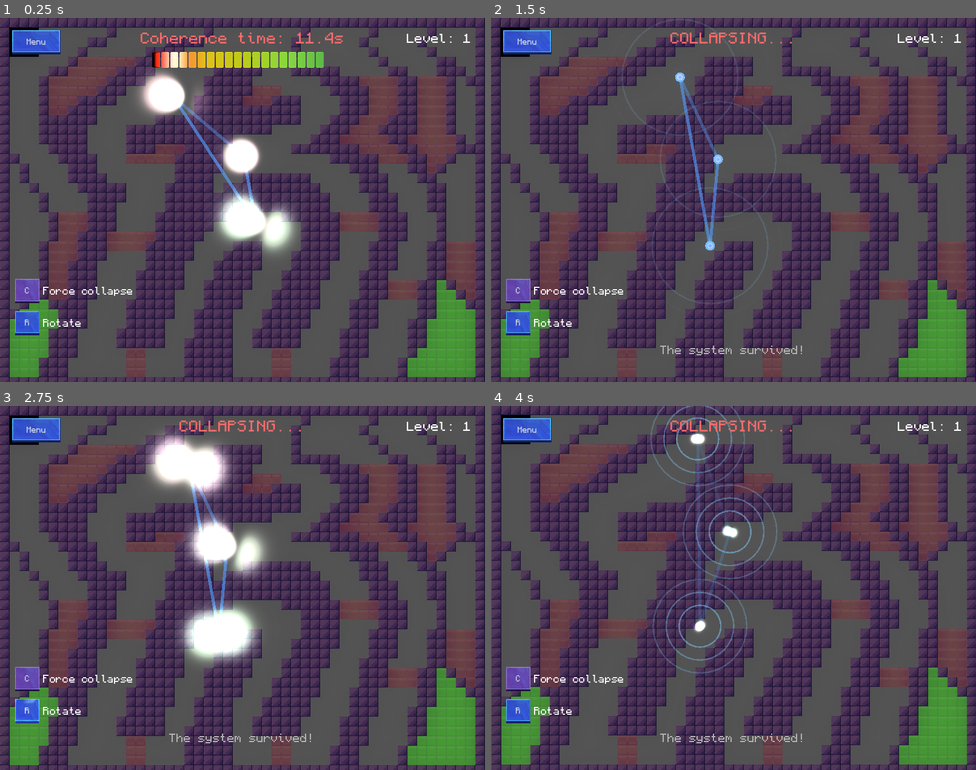
Above: before the commit, frames 1-4 (two rows, left to right).
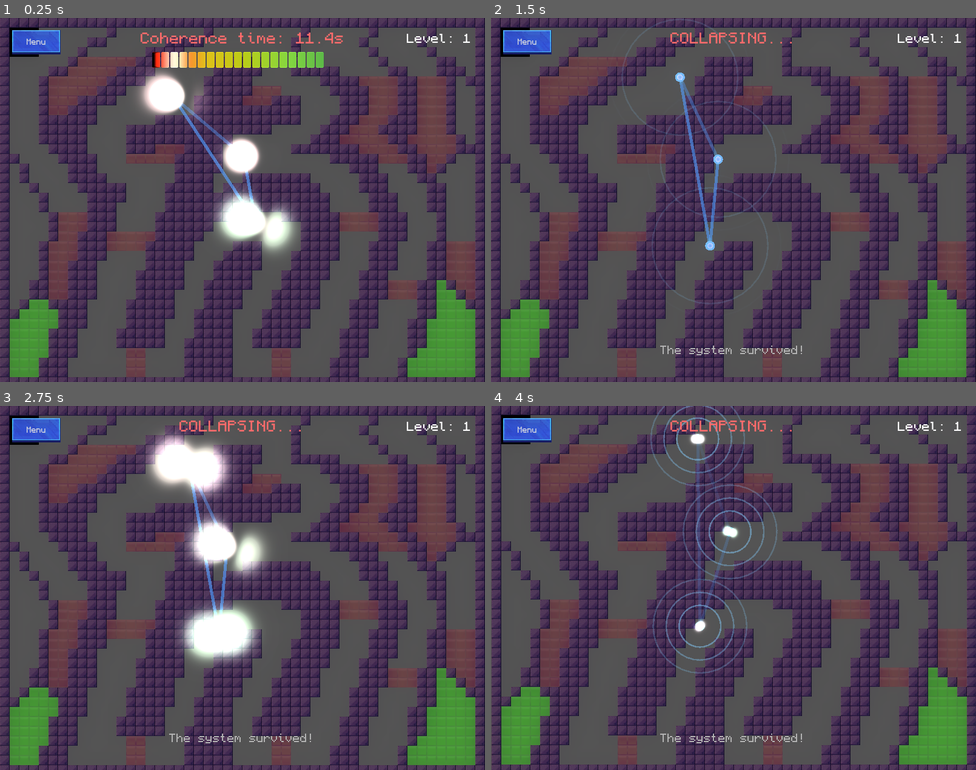
Above: after the commit, the same moments.

Repository: magnoint13/brinqo-2026
Game: Godot game, scene res://levels/Level10.tscn
The game is run twice, just before and just after one commit, with the same random seed, the same clock (stepped at 60 frames per second) and the same inputs. This scene is started directly instead of the project's main scene. Video files are missing from this copy of the repository; at most half a second of black plays in their place. Sound files missing from this copy of the repository are replaced by a short silence.
Inputs (mouse positions are in pixels of both pictures, inside the frame that each line leads up to):
- Up to frame 1 (0.25 s): no input
- Up to frame 2 (1.5 s): move the mouse to (840, 181) at 0.52 s; hold D 0.53-1.28 s; hold R 0.53-1.28 s; tap Space at 0.77 s; move the mouse to (636, 218) at 1.27 s; hold S from 1.28 s (still down); tap C at 1.35 s
- Up to frame 3 (2.75 s): tap Space at 1.52 s; release S at 2 s; click (29, 711) at 2 s, where only the run before the commit has a clickable "R"
- Up to frame 4 (4 s): move the mouse to (782, 507) at 2.77 s; hold D 2.78-3.53 s; hold R 2.78-3.53 s; move the mouse to (709, 660) at 3.52 s; hold W from 3.53 s (still down); tap C at 3.6 s; tap Space at 3.77 s

The runs differ from the first frame. In frame 1, 0.9% of the frame differs, in the area x 3-28%, y 71-88%; in frame 2, 0.9%; in frame 3, 0.9%; in frame 4, 0.9%.

Commit message:
stá el WASD/flechas para moverse, borrar el AudioStream Level02, borrar botones del Level10, añadir TUNNEL_TIP y autoplay en MusicManager

Diff:
--- a/autoload/MusicManager.gd
+++ b/autoload/MusicManager.gd
@@ -24,6 +24,7 @@
 
 func _ready() -> void:
 	music_player = AudioStreamPlayer.new()
+	music_player.autoplay = true
 	add_child(music_player)
 	music_player.bus = "Music"           # ← optional but recommended
 
--- a/levels/Level01.tscn
+++ b/levels/Level01.tscn
@@ -166,16 +166,27 @@
 position = Vector2(100, 300)
 
 [node name="RichTextLabel" type="RichTextLabel" parent="." unique_id=563170275]
-offset_left = 6.0
-offset_top = 90.0
-offset_right = 345.0
-offset_bottom = 179.0
+offset_left = 485.0
+offset_top = 93.0
+offset_right = 788.0
+offset_bottom = 182.0
 theme_override_fonts/normal_font = ExtResource("8_ke2w7")
 theme_override_font_sizes/normal_font_size = 32
 text = "LEVEL_INSTRUCTION_01"
 tab_size = 9
 horizontal_alignment = 1
 
+[node name="RichTextLabel2" type="RichTextLabel" parent="." unique_id=952549801]
+offset_left = 17.0
+offset_top = 115.0
+offset_right = 320.0
+offset_bottom = 204.0
+theme_override_fonts/normal_font = ExtResource("8_ke2w7")
+theme_override_font_sizes/normal_font_size = 18
+text = "MOVEMENT_TIP"
+tab_size = 9
+horizontal_alignment = 1
+
 [node name="Particles" type="Node2D" parent="." unique_id=366788510]
 script = ExtResource("2_container")
 
--- a/levels/Level02.tscn
+++ b/levels/Level02.tscn
@@ -9,7 +9,6 @@
 [ext_resource type="Texture2D" uid="uid://cpa4euhh5ih3g" path="res://resources/green_zone_tile.png" id="7_abtce"]
 [ext_resource type="PackedScene" uid="uid://c8ngbh0ie1iyy" path="res://entities/SpawnPoint.tscn" id="7_spawnpoint"]
 [ext_resource type="FontFile" uid="uid://x3fb15mhp08b" path="res://resources/minecraft_font.ttf" id="9_g5dnp"]
-[ext_resource type="AudioStream" uid="uid://xxbeu7l7i0du" path="res://resources/music/02.mp3" id="10_n3538"]
 
 [sub_resource type="VideoStreamTheora" id="VideoStreamTheora_g5dnp"]
 file = "res://resources/backgrounds/02.ogv"
@@ -351,8 +350,3 @@
 
 [node name="AnimationTimer" type="Timer" parent="." unique_id=276751292]
 one_shot = true
-
-[node name="AudioStreamPlayer" type="AudioStreamPlayer" parent="." unique_id=1441172079]
-stream = ExtResource("10_n3538")
-volume_db = -4.0
-autoplay = true
--- a/levels/Level03.tscn
+++ b/levels/Level03.tscn
@@ -195,6 +195,18 @@
 tab_size = 9
 horizontal_alignment = 1
 
+[node name="RichTextLabel2" type="RichTextLabel" parent="." unique_id=1200073080]
+offset_left = 273.0
+offset_top = 537.0
+offset_right = 796.0
+offset_bottom = 621.0
+theme_override_fonts/normal_font = ExtResource("9_g5dnp")
+theme_override_font_sizes/normal_font_size = 18
+text = "TUNNEL_TIP"
+scroll_active = false
+tab_size = 9
+horizontal_alignment = 1
+
 [node name="Particles" type="Node2D" parent="." unique_id=399368420]
 script = ExtResource("2_container")
 
--- a/levels/Level10.tscn
+++ b/levels/Level10.tscn
@@ -248,6 +248,16 @@
 
 [node name="HUD" parent="." unique_id=258169263 instance=ExtResource("7_jkgpe")]
 
+[node name="RotateContainer" parent="HUD/UI" parent_id_path=PackedInt32Array(258169263, 46413648) index="5" unique_id=1256765927]
+visible = false
+offset_left = 306.0
+offset_right = 422.0
+
+[node name="CollapseContainer" parent="HUD/UI" parent_id_path=PackedInt32Array(258169263, 46413648) index="6" unique_id=962661378]
+visible = false
+offset_left = 306.0
+offset_right = 552.0
+
 [node name="CollapseTimer" type="Timer" parent="." unique_id=373766769]
 one_shot = true
 
@@ -256,3 +266,5 @@
 
 [node name="AnimationTimer" type="Timer" parent="." unique_id=820990794]
 one_shot = true
+
+[editable path="HUD"]
--- a/resources/translations/translations.csv
+++ b/resources/translations/translations.csv
@@ -43,3 +43,4 @@
 MAIN_MENU,Main Menu,Menú principal,Menú principal
 GAME_COMPLETE,All Levels Complete!,¡Todos los niveles completados!,¡Todos os niveis completados!
 GAME_COMPLETE_TITLE,Thank you for playing!,¡Gracias por jugar!,¡Grazas por xogar!
+MOVEMENT_TIP,Use WASD or arrows to move,Usa WASD o las flechas para moverte,Usa WASD ou as fechas para moverte
Not shown, added: export_presets.cfg
Binary file changed: resources/translations/translations.en.translation
Binary file changed: resources/translations/translations.es.translation
Binary file changed: resources/translations/translations.gl.translation
Not shown, changed: .gitignore
Not shown, changed: README.md
